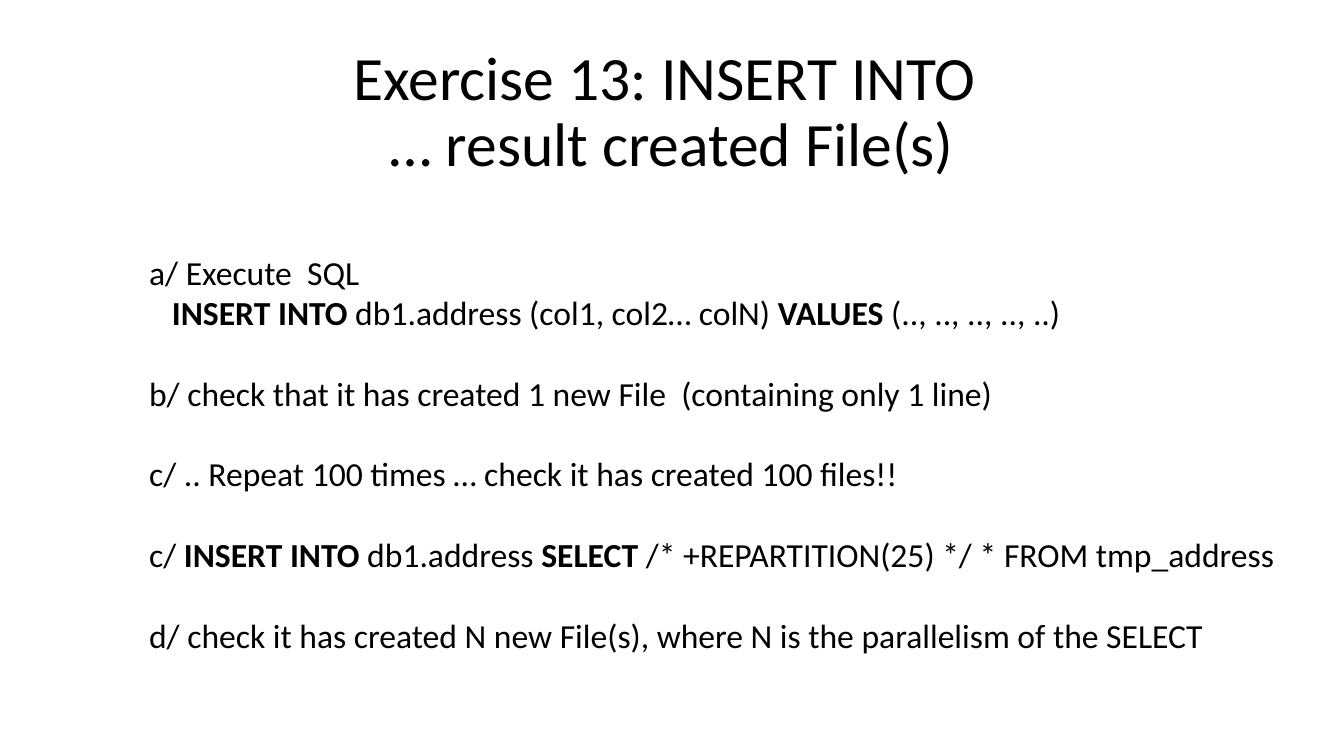
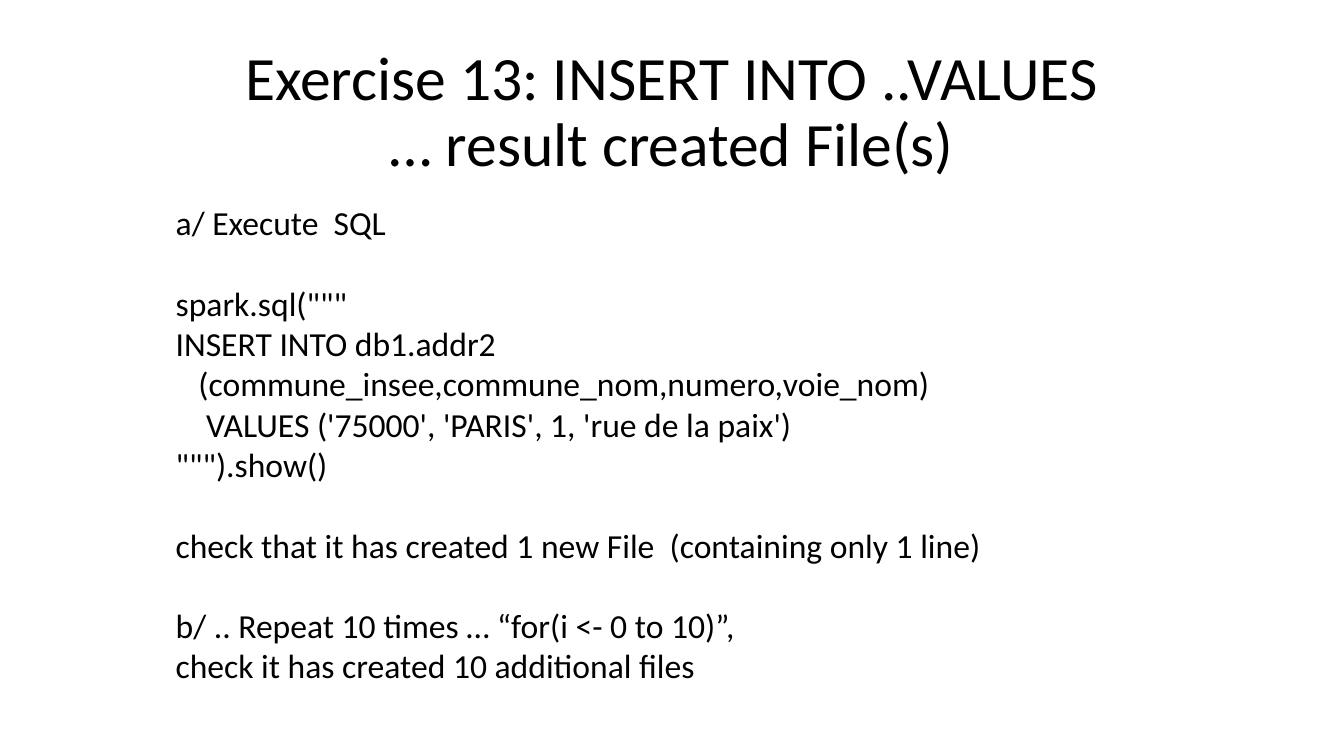
Before and after one commit to Arnaud-Nauwynck/presentations, a slide deck: slide 52 of pres-bigdata/Course-2022-Spark/BigData-Spark-TD3.pptx (slide 47 before the commit). Drawn at 1344x756 pixels with LibreOffice and Linux fonts; fonts in the diff are those of the drawing. Boxes give left, top, right and bottom in pixels: in the first picture for what was removed or moved away, otherwise in the second. Text is boxed around its words. In the diff, an @@ line names an element or a change of style, - is before the commit and + after.

```diff
--- a/pres-bigdata/Course-2022-Spark/BigData-Spark-TD3.pptx
+++ b/pres-bigdata/Course-2022-Spark/BigData-Spark-TD3.pptx
@@ title at (245,57,1097,175): text changed @@
-Exercise 13: INSERT INTO
-… result created File(s)
+Exercise 13: INSERT INTO ..VALUES
+… result created File(s)
@@ text "a/ Execute SQL": place and size @@
-text "a/ Execute SQL" at (149,261,1274,654)
+text "a/ Execute SQL" at (176,211,980,679)
@@ text at (176,291,980,679): text changed @@
-INSERT INTO db1.address (col1, col2… colN) VALUES (.., .., .., .., ..)
-b/ check that it has created 1 new File (containing only 1 line)
-c/ .. Repeat 100 times … check it has created 100 files!!
-c/ INSERT INTO db1.address SELECT /* +REPARTITION(25) */ * FROM tmp_address
-d/ check it has created N new File(s), where N is the parallelism of the SELECT
+spark.sql("""
+INSERT INTO db1.addr2
+(commune_insee,commune_nom,numero,voie_nom)
+VALUES ('75000', 'PARIS', 1, 'rue de la paix')
+""").show()
+check that it has created 1 new File (containing only 1 line)
+b/ .. Repeat 10 times … “for(i <- 0 to 10)”,
+check it has created 10 additional files
```
Also in this commit, not shown: 18 other slides changed, 6 slides added, 15 other files.
